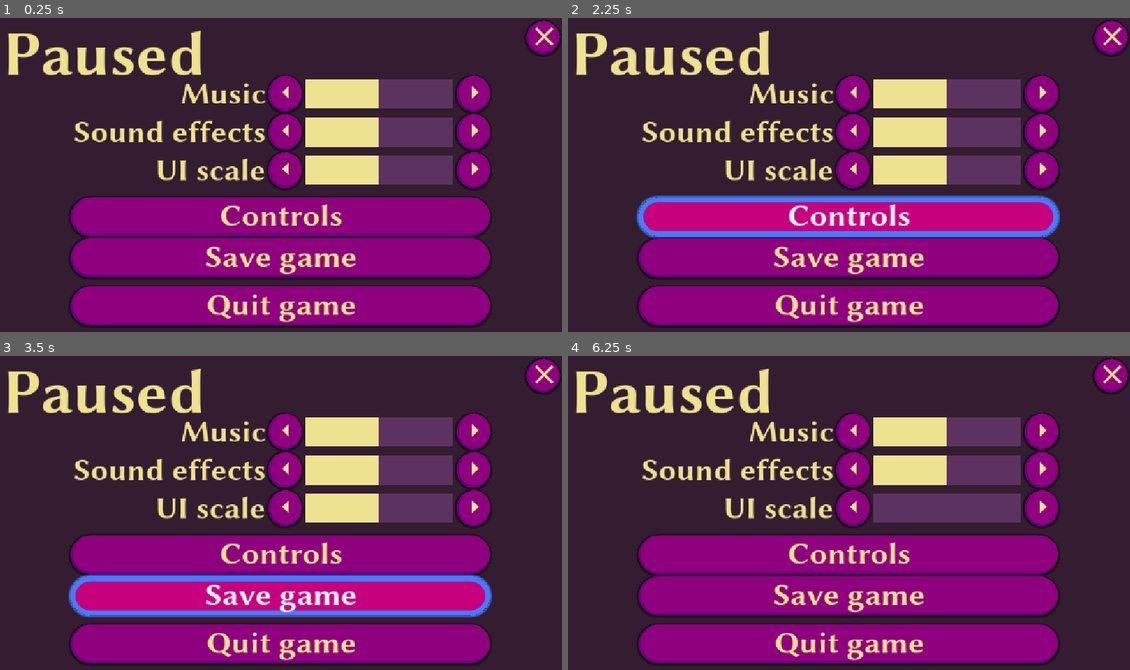
Above: before the commit, frames 1-4 (two rows, left to right).
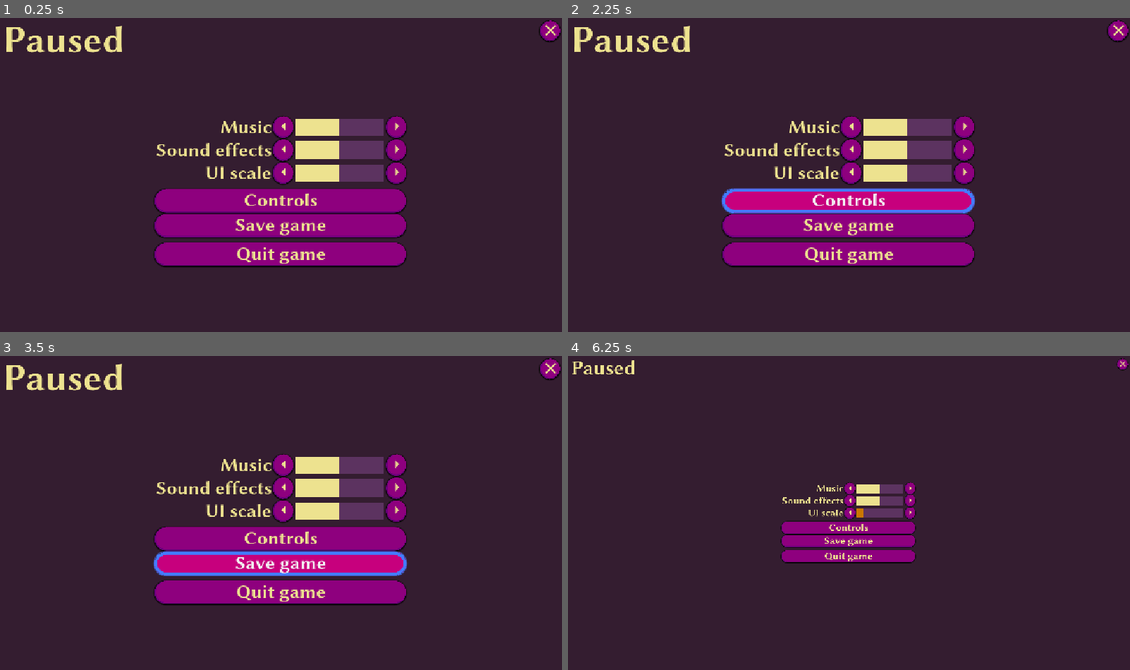
Above: after the commit, the same moments.

Repository: proximadams/Good-UI-Demo
Game: Godot game, scene res://scenes/pause_menu.tscn
The game is run twice, just before and just after one commit, with the same random seed, the same clock (stepped at 60 frames per second) and the same inputs.
Inputs (mouse positions are in pixels of both pictures, inside the frame that each line leads up to):
- Up to frame 1 (0.25 s): no input
- Up to frame 2 (2.25 s): click (854, 93) at 0.52 s; click (1040, 93) at 1.27 s; click "Controls" at 2 s
- Up to frame 3 (3.5 s): click "Save game" at 2.75 s
- Up to frame 4 (6.25 s): move the mouse to (820, 578) at 3.52 s; hold Up (ui_up) 3.53-5.03 s; click (820, 578) at 3.67 s; move the mouse to (1017, 563) at 4.27 s; click (1017, 563) at 4.42 s; move the mouse to (680, 465) at 5.02 s; hold Left (ui_left) from 5.03 s (still down); click (680, 465) at 5.17 s; move the mouse to (877, 516) at 5.77 s; click (877, 516) at 5.92 s

The runs differ from the first frame. In frame 1, 39% of the frame differs, in the area x 1-100%, y 0-99%; in frame 2, 42%; in frame 3, 44%; in frame 4, 44%, in the area x 0-100%, y 0-99%.

Commit message:
ui scaling works

Diff:
--- a/scenes/pause_menu.tscn
+++ b/scenes/pause_menu.tscn
@@ -16,7 +16,7 @@
 grow_vertical = 2
 theme = ExtResource("2_myx47")
 script = ExtResource("2_5d2l8")
-sliderArr = [NodePath("VBoxContainer/MusicHBoxContainer/HSlider"), NodePath("VBoxContainer/SoundEffectsHBoxContainer/HSlider"), NodePath("VBoxContainer/UiScaleHBoxContainer/HSlider")]
+sliderArr = [NodePath("CentreControls/VBoxContainer/MusicHBoxContainer/HSlider"), NodePath("CentreControls/VBoxContainer/SoundEffectsHBoxContainer/HSlider"), NodePath("CentreControls/VBoxContainer/UiScaleHBoxContainer/UiScaleHSlider")]
 
 [node name="LabelPaused" type="Label" parent="."]
 layout_mode = 2
@@ -31,12 +31,12 @@
 layout_mode = 0
 offset_right = 8.0
 offset_bottom = 8.0
-focus_neighbor_left = NodePath("../VBoxContainer/MusicHBoxContainer/ButtonLess")
-focus_neighbor_top = NodePath("../VBoxContainer/QuitGameButton")
-focus_neighbor_right = NodePath("../VBoxContainer/MusicHBoxContainer/ButtonLess")
-focus_neighbor_bottom = NodePath("../VBoxContainer/MusicHBoxContainer/ButtonLess")
+focus_neighbor_left = NodePath("../CentreControls/VBoxContainer/MusicHBoxContainer/ButtonLess")
+focus_neighbor_top = NodePath("../CentreControls/VBoxContainer/QuitGameButton")
+focus_neighbor_right = NodePath("../CentreControls/VBoxContainer/MusicHBoxContainer/ButtonLess")
+focus_neighbor_bottom = NodePath("../CentreControls/VBoxContainer/MusicHBoxContainer/ButtonLess")
 focus_next = NodePath("../ButtonClose")
-focus_previous = NodePath("../VBoxContainer/QuitGameButton")
+focus_previous = NodePath("../CentreControls/VBoxContainer/QuitGameButton")
 
 [node name="ButtonClose" type="Button" parent="."]
 layout_mode = 2
@@ -47,36 +47,47 @@
 offset_right = -5.0
 offset_bottom = 74.0
 grow_horizontal = 0
+pivot_offset = Vector2(69, 0)
 tooltip_text = "Close the pause menu."
 focus_neighbor_top = NodePath(".")
-focus_previous = NodePath("../VBoxContainer/QuitGameButton")
+focus_previous = NodePath("../CentreControls/VBoxContainer/QuitGameButton")
 mouse_default_cursor_shape = 2
 icon = ExtResource("3_kukqi")
 
-[node name="VBoxContainer" type="VBoxContainer" parent="."]
-layout_mode = 2
+[node name="CentreControls" type="Control" parent="."]
+layout_mode = 1
+anchors_preset = 8
 anchor_left = 0.5
 anchor_top = 0.5
 anchor_right = 0.5
 anchor_bottom = 0.5
-offset_left = -236.0
+grow_horizontal = 2
+grow_vertical = 2
+
+[node name="VBoxContainer" type="VBoxContainer" parent="CentreControls"]
+layout_mode = 2
+anchor_left = 0.5
+anchor_top = 0.5
+anchor_right = 0.5
+anchor_bottom = 0.5
+offset_left = -429.0
 offset_top = -206.0
-offset_right = 236.0
+offset_right = 429.0
 offset_bottom = 302.0
 grow_horizontal = 2
 grow_vertical = 2
 
-[node name="MusicHBoxContainer" type="HBoxContainer" parent="VBoxContainer"]
+[node name="MusicHBoxContainer" type="HBoxContainer" parent="CentreControls/VBoxContainer"]
 layout_mode = 2
 size_flags_horizontal = 4
 
-[node name="Label" type="Label" parent="VBoxContainer/MusicHBoxContainer"]
+[node name="Label" type="Label" parent="CentreControls/VBoxContainer/MusicHBoxContainer"]
 custom_minimum_size = Vector2(400, 0)
 layout_mode = 2
 text = "Music"
 horizontal_alignment = 2
 
-[node name="ButtonLess" type="Button" parent="VBoxContainer/MusicHBoxContainer"]
+[node name="ButtonLess" type="Button" parent="CentreControls/VBoxContainer/MusicHBoxContainer"]
 layout_mode = 2
 tooltip_text = "Decrease."
 focus_neighbor_left = NodePath(".")
@@ -84,41 +95,41 @@
 mouse_default_cursor_shape = 2
 icon = ExtResource("5_7l7mv")
 
-[node name="MarginContainer" type="MarginContainer" parent="VBoxContainer/MusicHBoxContainer"]
-layout_mode = 2
-
-[node name="HSlider" type="HSlider" parent="VBoxContainer/MusicHBoxContainer"]
+[node name="MarginContainer" type="MarginContainer" parent="CentreControls/VBoxContainer/MusicHBoxContainer"]
+layout_mode = 2
+
+[node name="HSlider" type="HSlider" parent="CentreControls/VBoxContainer/MusicHBoxContainer"]
 custom_minimum_size = Vector2(300, 0)
 layout_mode = 2
 size_flags_vertical = 4
 tooltip_text = "Adjust music volume."
-focus_neighbor_top = NodePath("../../../ButtonClose")
+focus_neighbor_top = NodePath("../../../../ButtonClose")
 focus_neighbor_bottom = NodePath("../../SoundEffectsHBoxContainer/HSlider")
 mouse_default_cursor_shape = 2
 step = 5.0
 value = 50.0
 
-[node name="MarginContainer2" type="MarginContainer" parent="VBoxContainer/MusicHBoxContainer"]
-layout_mode = 2
-
-[node name="ButtonMore" type="Button" parent="VBoxContainer/MusicHBoxContainer"]
+[node name="MarginContainer2" type="MarginContainer" parent="CentreControls/VBoxContainer/MusicHBoxContainer"]
+layout_mode = 2
+
+[node name="ButtonMore" type="Button" parent="CentreControls/VBoxContainer/MusicHBoxContainer"]
 layout_mode = 2
 tooltip_text = "Increase."
 focus_neighbor_left = NodePath("../ButtonLess")
 mouse_default_cursor_shape = 2
 icon = ExtResource("6_v4r4p")
 
-[node name="SoundEffectsHBoxContainer" type="HBoxContainer" parent="VBoxContainer"]
+[node name="SoundEffectsHBoxContainer" type="HBoxContainer" parent="CentreControls/VBoxContainer"]
 layout_mode = 2
 size_flags_horizontal = 4
 
-[node name="Label" type="Label" parent="VBoxContainer/SoundEffectsHBoxContainer"]
+[node name="Label" type="Label" parent="CentreControls/VBoxContainer/SoundEffectsHBoxContainer"]
 custom_minimum_size = Vector2(400, 0)
 layout_mode = 2
 text = "Sound effects"
 horizontal_alignment = 2
 
-[node name="ButtonLess" type="Button" parent="VBoxContainer/SoundEffectsHBoxContainer"]
+[node name="ButtonLess" type="Button" parent="CentreControls/VBoxContainer/SoundEffectsHBoxContainer"]
 layout_mode = 2
 tooltip_text = "Decrease."
 focus_neighbor_left = NodePath(".")
@@ -126,41 +137,41 @@
 mouse_default_cursor_shape = 2
 icon = ExtResource("5_7l7mv")
 
-[node name="MarginContainer" type="MarginContainer" parent="VBoxContainer/SoundEffectsHBoxContainer"]
-layout_mode = 2
-
-[node name="HSlider" type="HSlider" parent="VBoxContainer/SoundEffectsHBoxContainer"]
+[node name="MarginContainer" type="MarginContainer" parent="CentreControls/VBoxContainer/SoundEffectsHBoxContainer"]
+layout_mode = 2
+
+[node name="HSlider" type="HSlider" parent="CentreControls/VBoxContainer/SoundEffectsHBoxContainer"]
 custom_minimum_size = Vector2(300, 0)
 layout_mode = 2
 size_flags_vertical = 4
 tooltip_text = "Adjust sound effect volume."
 focus_neighbor_top = NodePath("../../MusicHBoxContainer/HSlider")
-focus_neighbor_bottom = NodePath("../../UiScaleHBoxContainer/HSlider")
+focus_neighbor_bottom = NodePath("../../UiScaleHBoxContainer/UiScaleHSlider")
 mouse_default_cursor_shape = 2
 step = 5.0
 value = 50.0
 
-[node name="MarginContainer2" type="MarginContainer" parent="VBoxContainer/SoundEffectsHBoxContainer"]
-layout_mode = 2
-
-[node name="ButtonMore" type="Button" parent="VBoxContainer/SoundEffectsHBoxContainer"]
+[node name="MarginContainer2" type="MarginContainer" parent="CentreControls/VBoxContainer/SoundEffectsHBoxContainer"]
+layout_mode = 2
+
+[node name="ButtonMore" type="Button" parent="CentreControls/VBoxContainer/SoundEffectsHBoxContainer"]
 layout_mode = 2
 tooltip_text = "Increase."
 focus_neighbor_left = NodePath("../ButtonLess")
 mouse_default_cursor_shape = 2
 icon = ExtResource("6_v4r4p")
 
-[node name="UiScaleHBoxContainer" type="HBoxContainer" parent="VBoxContainer"]
+[node name="UiScaleHBoxContainer" type="HBoxContainer" parent="CentreControls/VBoxContainer"]
 layout_mode = 2
 size_flags_horizontal = 4
 
-[node name="Label" type="Label" parent="VBoxContainer/UiScaleHBoxContainer"]
+[node name="Label" type="Label" parent="CentreControls/VBoxContainer/UiScaleHBoxContainer"]
 custom_minimum_size = Vector2(400, 0)
 layout_mode = 2
 text = "UI scale"
 horizontal_alignment = 2
 
-[node name="ButtonLess" type="Button" parent="VBoxContainer/UiScaleHBoxContainer"]
+[node name="ButtonLess" type="Button" parent="CentreControls/VBoxContainer/UiScaleHBoxContainer"]
 layout_mode = 2
 tooltip_text = "Decrease."
 focus_neighbor_left = NodePath(".")
@@ -168,10 +179,10 @@
 mouse_default_cursor_shape = 2
 icon = ExtResource("5_7l7mv")
 
-[node name="MarginContainer" type="MarginContainer" parent="VBoxContainer/UiScaleHBoxContainer"]
-layout_mode = 2
-
-[node name="HSlider" type="HSlider" parent="VBoxContainer/UiScaleHBoxContainer"]
+[node name="MarginContainer" type="MarginContainer" parent="CentreControls/VBoxContainer/UiScaleHBoxContainer"]
+layout_mode = 2
+
+[node name="UiScaleHSlider" type="HSlider" parent="CentreControls/VBoxContainer/UiScaleHBoxContainer"]
 custom_minimum_size = Vector2(300, 0)
 layout_mode = 2
 size_flags_vertical = 4
@@ -182,52 +193,52 @@
 step = 5.0
 value = 50.0
 
-[node name="MarginContainer2" type="MarginContainer" parent="VBoxContainer/UiScaleHBoxContainer"]
-layout_mode = 2
-
-[node name="ButtonMore" type="Button" parent="VBoxContainer/UiScaleHBoxContainer"]
+[node name="MarginContainer2" type="MarginContainer" parent="CentreControls/VBoxContainer/UiScaleHBoxContainer"]
+layout_mode = 2
+
+[node name="ButtonMore" type="Button" parent="CentreControls/VBoxContainer/UiScaleHBoxContainer"]
 layout_mode = 2
 tooltip_text = "Increase."
 focus_neighbor_left = NodePath("../ButtonLess")
 mouse_default_cursor_shape = 2
 icon = ExtResource("6_v4r4p")
 
-[node name="MarginContainer" type="MarginContainer" parent="VBoxContainer"]
+[node name="MarginContainer" type="MarginContainer" parent="CentreControls/VBoxContainer"]
 custom_minimum_size = Vector2(0, 10)
 layout_mode = 2
 
-[node name="ControlsButton" type="Button" parent="VBoxContainer"]
+[node name="ControlsButton" type="Button" parent="CentreControls/VBoxContainer"]
 layout_mode = 2
 tooltip_text = "Change the game's controls."
 focus_neighbor_left = NodePath(".")
 mouse_default_cursor_shape = 2
 text = "Controls"
 
-[node name="SaveGameButton" type="Button" parent="VBoxContainer"]
+[node name="SaveGameButton" type="Button" parent="CentreControls/VBoxContainer"]
 layout_mode = 2
 tooltip_text = "Save your progress."
 focus_neighbor_left = NodePath(".")
 mouse_default_cursor_shape = 2
 text = "Save game"
 
-[node name="MarginContainer2" type="MarginContainer" parent="VBoxContainer"]
+[node name="MarginContainer2" type="MarginContainer" parent="CentreControls/VBoxContainer"]
 custom_minimum_size = Vector2(0, 10)
 layout_mode = 2
 
-[node name="QuitGameButton" type="Button" parent="VBoxContainer"]
+[node name="QuitGameButton" type="Button" parent="CentreControls/VBoxContainer"]
 layout_mode = 2
 tooltip_text = "Exit the game."
 focus_neighbor_left = NodePath(".")
-focus_next = NodePath("../../ButtonClose")
+focus_next = NodePath("../../../ButtonClose")
 mouse_default_cursor_shape = 2
 text = "Quit game"
 
 [connection signal="ready" from="ButtonDefaultFocus" to="ButtonDefaultFocus" method="grab_focus"]
 [connection signal="pressed" from="ButtonClose" to="." method="queue_free"]
-[connection signal="pressed" from="VBoxContainer/MusicHBoxContainer/ButtonLess" to="." method="_incdec_slider" binds= [0, false]]
-[connection signal="pressed" from="VBoxContainer/MusicHBoxContainer/ButtonMore" to="." method="_incdec_slider" binds= [0, true]]
-[connection signal="pressed" from="VBoxContainer/SoundEffectsHBoxContainer/ButtonLess" to="." method="_incdec_slider" binds= [1, false]]
-[connection signal="pressed" from="VBoxContainer/SoundEffectsHBoxContainer/ButtonMore" to="." method="_incdec_slider" binds= [1, true]]
-[connection signal="pressed" from="VBoxContainer/UiScaleHBoxContainer/ButtonLess" to="." method="_incdec_slider" binds= [2, false]]
-[connection signal="pressed" from="VBoxContainer/UiScaleHBoxContainer/ButtonMore" to="." method="_incdec_slider" binds= [2, true]]
-[connection signal="pressed" from="VBoxContainer/QuitGameButton" to="." method="_on_quit_game_button_pressed"]
+[connection signal="pressed" from="CentreControls/VBoxContainer/MusicHBoxContainer/ButtonLess" to="." method="_incdec_slider" binds= [0, false]]
+[connection signal="pressed" from="CentreControls/VBoxContainer/MusicHBoxContainer/ButtonMore" to="." method="_incdec_slider" binds= [0, true]]
+[connection signal="pressed" from="CentreControls/VBoxContainer/SoundEffectsHBoxContainer/ButtonLess" to="." method="_incdec_slider" binds= [1, false]]
+[connection signal="pressed" from="CentreControls/VBoxContainer/SoundEffectsHBoxContainer/ButtonMore" to="." method="_incdec_slider" binds= [1, true]]
+[connection signal="pressed" from="CentreControls/VBoxContainer/UiScaleHBoxContainer/ButtonLess" to="." method="_incdec_slider" binds= [2, false]]
+[connection signal="pressed" from="CentreControls/VBoxContainer/UiScaleHBoxContainer/ButtonMore" to="." method="_incdec_slider" binds= [2, true]]
+[connection signal="pressed" from="CentreControls/VBoxContainer/QuitGameButton" to="." method="_on_quit_game_button_pressed"]
--- a/scripts/pause_menu.gd
+++ b/scripts/pause_menu.gd
@@ -2,8 +2,21 @@
 
 @export var sliderArr: Array[Control]
 
+const MUSIC_SLIDER_INDEX = 0
+const SOUND_EFFECTS_SLIDER_INDEX = 1
+const UI_SCALE_SLIDER_INDEX = 2
+
+const MIN_UI_SCALE = 0.2
+
+@onready var tree = get_tree()
+@onready var root = tree.get_root()
+@onready var scalableControls = [$LabelPaused, $ButtonClose, $CentreControls]
+
+func _ready() -> void:
+	_refresh_ui_scale()
+
 func _on_quit_game_button_pressed() -> void:
-	get_tree().quit()
+	tree.quit()
 
 func _incdec_slider(sliderIndex: int, increase: bool):
 	if 0 <= sliderIndex and sliderIndex < sliderArr.size():
@@ -12,3 +25,27 @@
 			currSlider.value += currSlider.step
 		else:
 			currSlider.value -= currSlider.step
+		if sliderIndex == UI_SCALE_SLIDER_INDEX:
+			_refresh_ui_scale()
+
+func _refresh_ui_scale():
+	var uiScaleSlider = sliderArr[UI_SCALE_SLIDER_INDEX]
+	var scaleValue = MIN_UI_SCALE + (1.0 - MIN_UI_SCALE)*(uiScaleSlider.value / uiScaleSlider.max_value)
+	for currControl in scalableControls:
+		currControl.scale = Vector2(scaleValue, scaleValue)
+
+func _input(event: InputEvent) -> void:
+	var focusOwner = root.gui_get_focus_owner()
+	if is_instance_valid(focusOwner) and focusOwner.name == 'UiScaleHSlider' \
+	and (_check_was_ui_movement_input(event) or _check_was_left_mouse_click(event)):
+		_refresh_ui_scale()
+
+# Utility functions TODO move to it's own file
+func _check_is_movement_input(event: InputEvent):
+	return event.is_action('ui_left') or event.is_action('ui_right') or event.is_action('ui_up') or event.is_action('ui_down')
+
+func _check_was_ui_movement_input(event: InputEvent):
+	return (event is InputEventKey or event is InputEventJoypadButton) and not event.pressed and _check_is_movement_input(event)
+
+func _check_was_left_mouse_click(event: InputEvent):
+	return event is InputEventMouseButton and not event.pressed and event.button_index == MOUSE_BUTTON_LEFT
